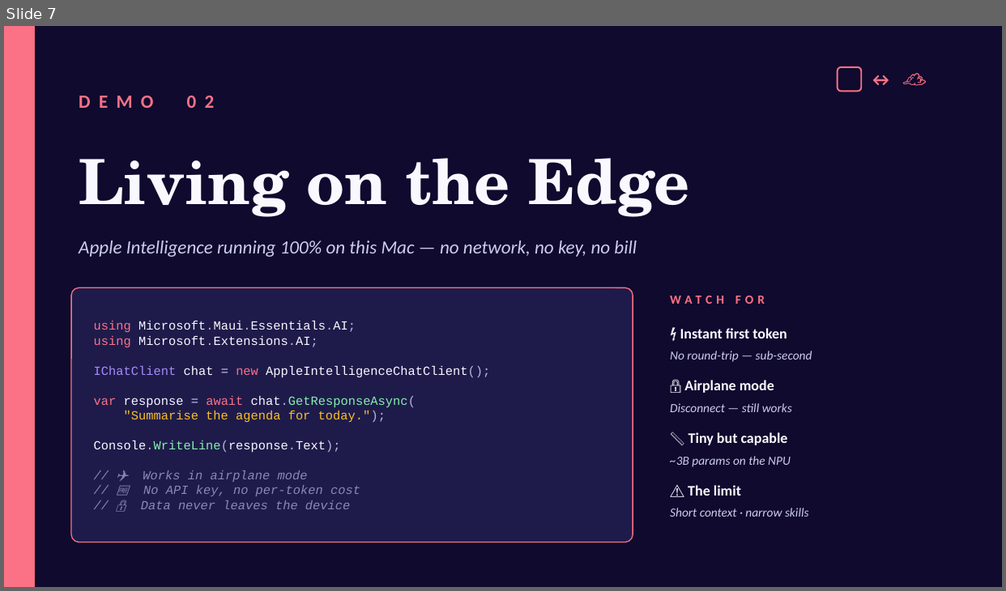
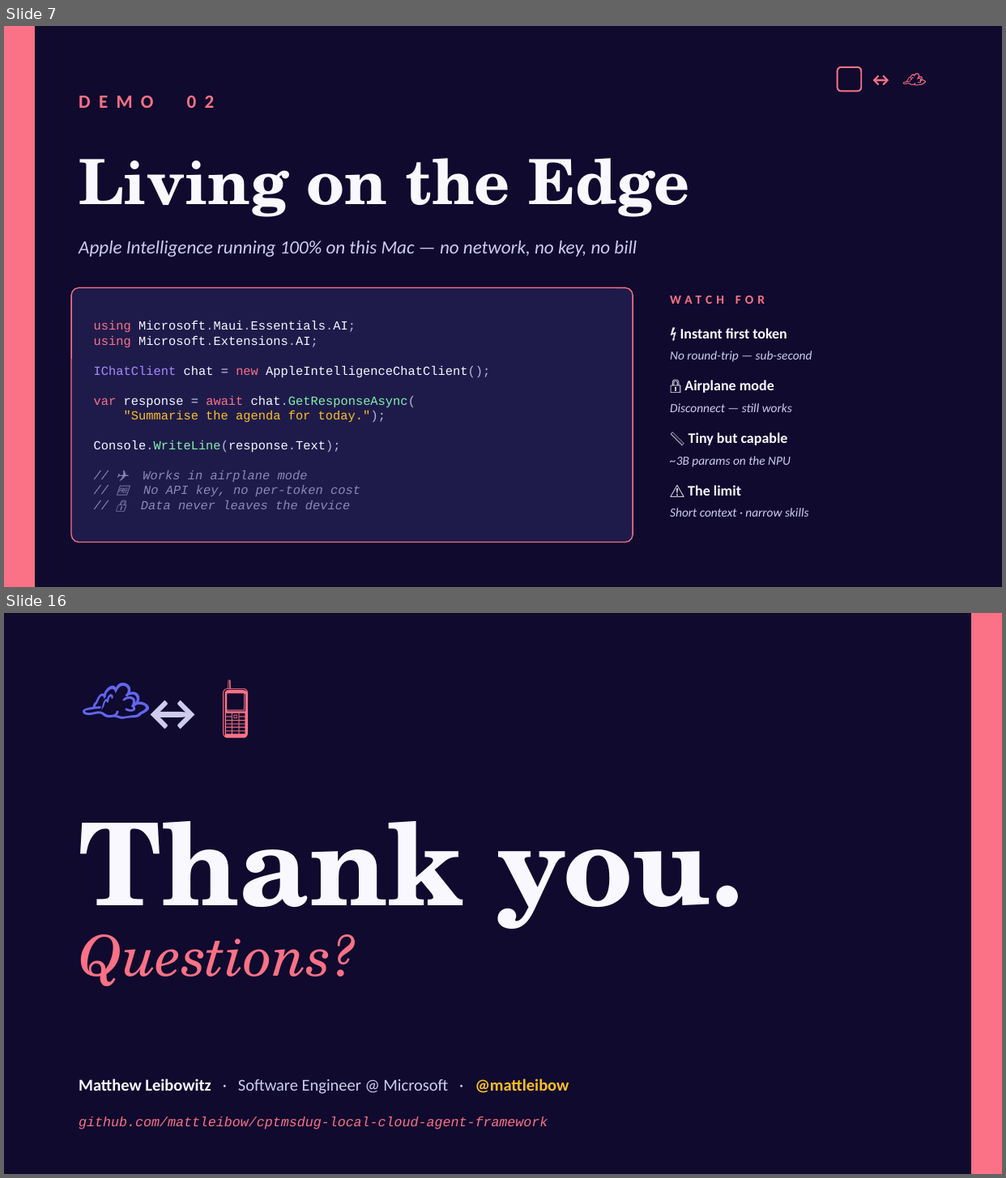
Before and after one commit to mattleibow/cptmsdug-local-cloud-agent-framework, a slide deck: slides/Unifying-Local-Cloud-AI.pptx. Shown one above the other, each under a label of ours: slide 7 before the commit, slides 7 and 16 after it; the slides between them are not shown. The pictures are 1006x591 and 1006x1178 pixels, drawn with LibreOffice and Linux fonts; fonts in the diff are those of the drawing. Boxes give left, top, right and bottom in pixels: in the first picture for what was removed or moved away, otherwise in the second. Text is boxed around its words. In the diff, an @@ line names an element or a change of style, - is before the commit and + after.

```diff
--- a/slides/Unifying-Local-Cloud-AI.pptx
+++ b/slides/Unifying-Local-Cloud-AI.pptx
@@ slide 16 added at [4, 613, 1002, 1174], background #0F0A2E @@
@@ rectangle added at [972, 613, 1002, 1174], fill #FB7185, outline #FB7185 1 pt @@
@@ text added at [71, 654, 161, 747], 64 pt, text #6366F1 @@
+☁
@@ text added at [191, 658, 281, 747], 60 pt, text #FB7185 @@
+📱
@@ text added at [131, 673, 206, 747], 50 pt, text #CFCBED, bold @@
+↔
@@ text added at [79, 821, 744, 943], 110 pt, text #FAF8FF, bold @@
+Thank you.
@@ text added at [79, 935, 356, 986], 54 pt, text #FB7185, italic @@
+Questions?
@@ text added at [79, 1079, 569, 1094], 16 pt, text #CFCBED @@
+Matthew Leibowitz · Software Engineer @ Microsoft · @mattleibow
@@ text added at [79, 1117, 548, 1130], 13 pt, text #FB7185, italic @@
+github.com/mattleibow/cptmsdug-local-cloud-agent-framework
```
Also in this commit, not shown: 10 slides changed, 1 other slide added, 1 other file.
